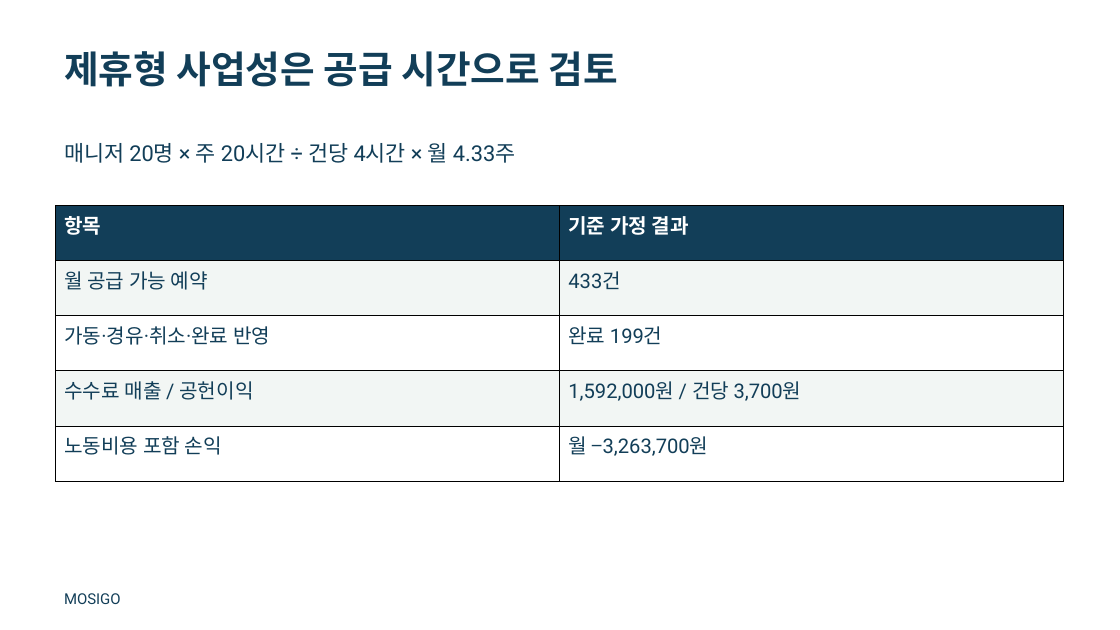
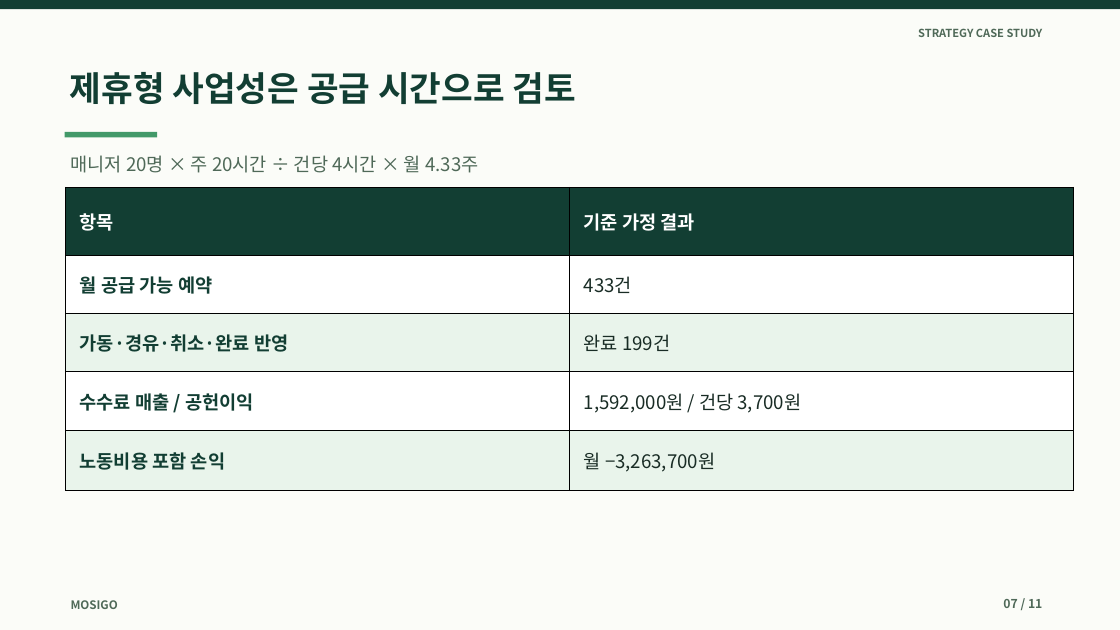
Before and after one commit to dohyunkimmm/mosigo-case-study, a slide deck: slide 7 of downloads/mosigo_report.pptx. Drawn at 1120x630 pixels with LibreOffice and Linux fonts; fonts in the diff are those of the drawing. Boxes give left, top, right and bottom in pixels: in the first picture for what was removed or moved away, otherwise in the second. Text is boxed around its words. In the diff, an @@ line names an element or a change of style, - is before the commit and + after.

```diff
--- a/downloads/mosigo_report.pptx
+++ b/downloads/mosigo_report.pptx
@@ background #FFFFFF to #FBFCF8 @@
@@ rectangle added at [0,0,1120,9], fill #123E33 @@
@@ text added at [918,28,1043,37], 9.5 pt, text #4F6958, bold @@
+STRATEGY CASE STUDY
@@ text "제휴형 사업성은 공급 시간으로 검토": place and size @@
-text "제휴형 사업성은 공급 시간으로 검토" at [64,51,618,87]
+text "제휴형 사업성은 공급 시간으로 검토" at [70,72,576,104]
@@ text "제휴형 사업성은 공급 시간으로 검토" at [70,72,576,104]: size 32.2 to 29.5 pt, font Roboto to Noto Sans CJK KR, text colour #123E58 to #123E33; vertical alignment top to middle @@
@@ rectangle added at [65,132,157,138], fill #429969 @@
@@ text "매니저 20명 × 주 20시간 ...": place and size @@
-text "매니저 20명 × 주 20시간 ..." at [64,143,516,163]
+text "매니저 20명 × 주 20시간 ..." at [71,155,478,173]
@@ text "매니저 20명 × 주 20시간 ..." at [71,155,478,173]: size 18.8 to 16 pt, font Roboto to Noto Sans CJK KR, text colour #123E58 to #4F6958; vertical alignment top to middle @@
@@ table at [66,187,1074,491] @@
@@ fill #123E58 to #123E33 in row 1 @@
@@ fill #F2F6F4 to #FFFFFF in 4 cells @@
@@ fill #FFFFFF to #E9F4EB in 4 cells @@
@@ size 17.2 to 16 pt, font Roboto to Noto Sans CJK KR @@
@@ text colour #123E58 to #123E33, bold on in "월 공급 가능 예약", "가동·경유·취소·완료 반영", "수수료 매출 / 공헌이익", "노동비용 포함 손익" @@
@@ text colour #123E58 to #192C25 in "433건", "완료 199건", "1,592,000원 / 건당 3,700원", "월 −3,263,700원" @@
@@ table: place and size @@
-table at [56,206,1065,481]
+table at [66,187,1074,491]
@@ text "MOSIGO": place and size @@
-text "MOSIGO" at [64,593,120,604]
+text "MOSIGO" at [71,600,118,609]
@@ text "MOSIGO" at [71,600,118,609]: size 12.8 to 10 pt, font Roboto to Noto Sans CJK KR, text colour #123E58 to #4F6958, bold on; vertical alignment top to middle @@
@@ text added at [1003,599,1042,608], 10.5 pt, text #4F6958, bold @@
+07 / 11
```
Also in this commit, not shown: 10 other slides changed, 1 other file.
